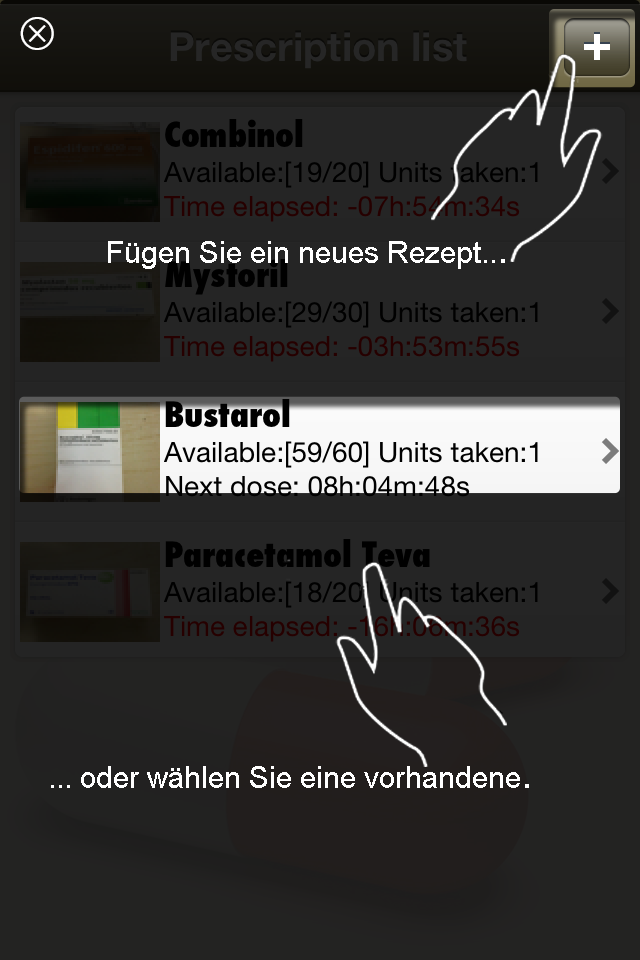
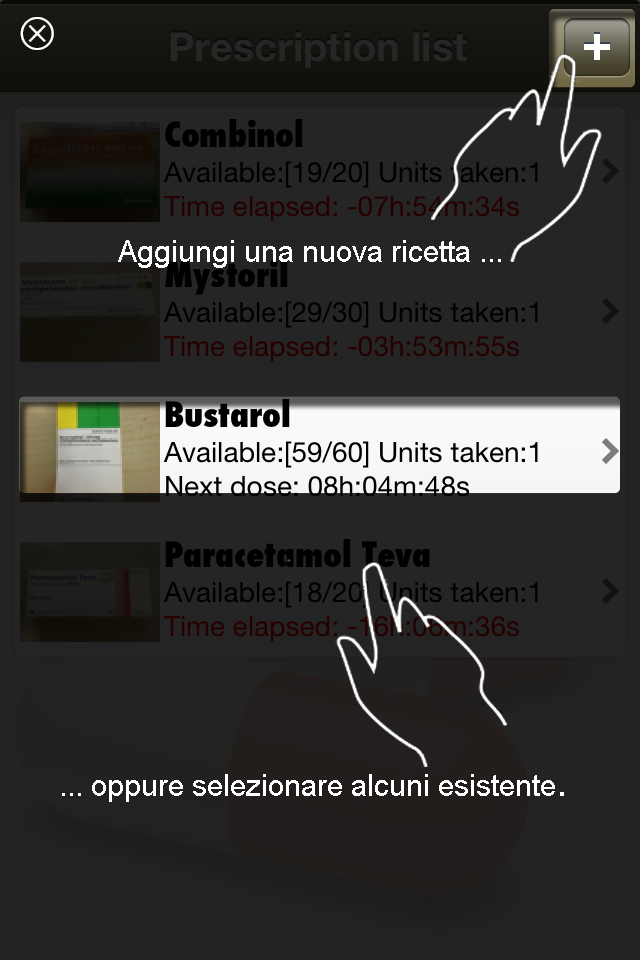
Two versions of the same layered image (640x960). Layer-by-layer changes:
added layer "it" (7th of 8, in "Prescriptions" › "(2) copia 2" › "Text") in group "Text" over [118, 240, 501, 268]
hid "de" (7th of 8, in "Prescriptions" › "(2) copia 2" › "Text") over [108, 241, 505, 269]
added layer "it" (8th of 8, in "Prescriptions" › "(1) copia 2" › "Text") in group "Text" over [62, 774, 564, 802]
hid "de" (8th of 8, in "Prescriptions" › "(1) copia 2" › "Text") over [51, 766, 529, 788]
